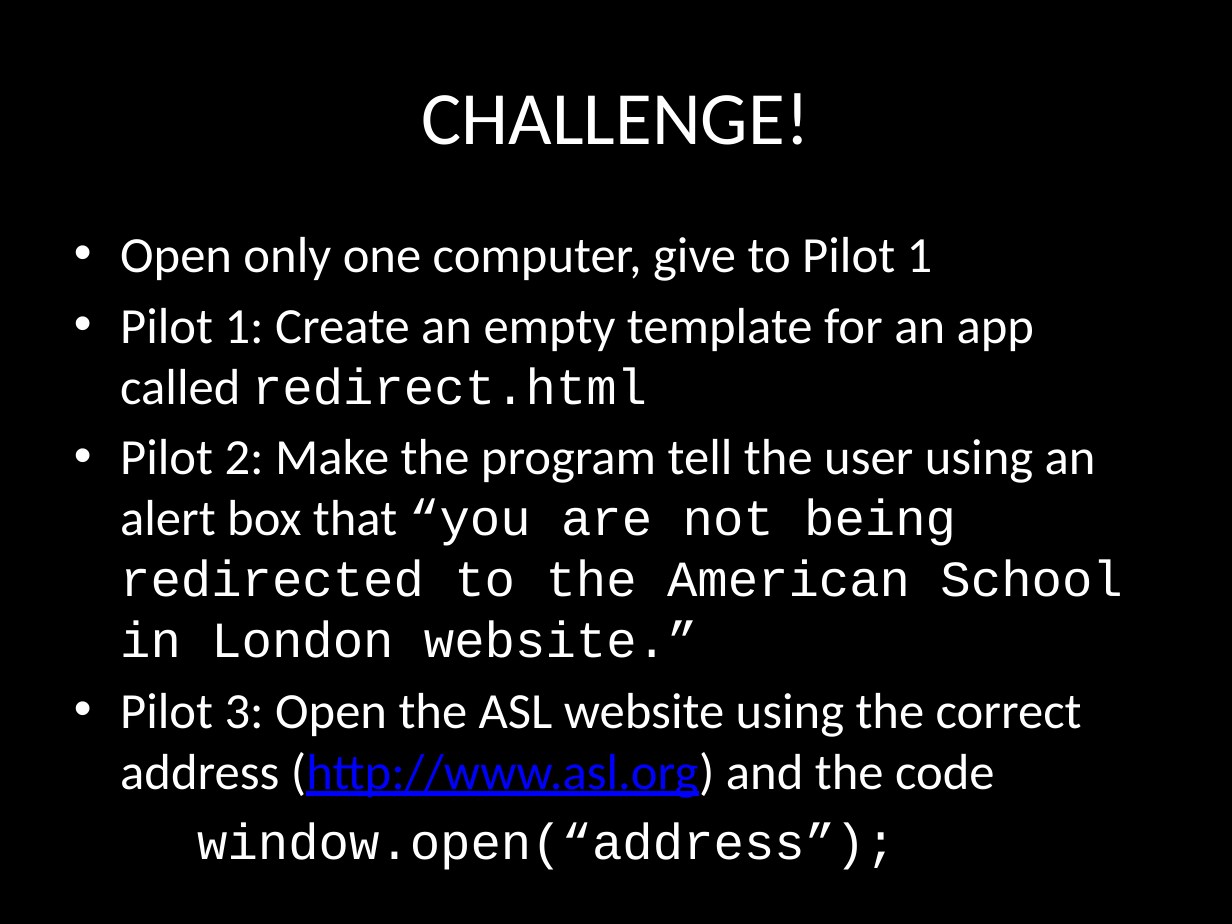
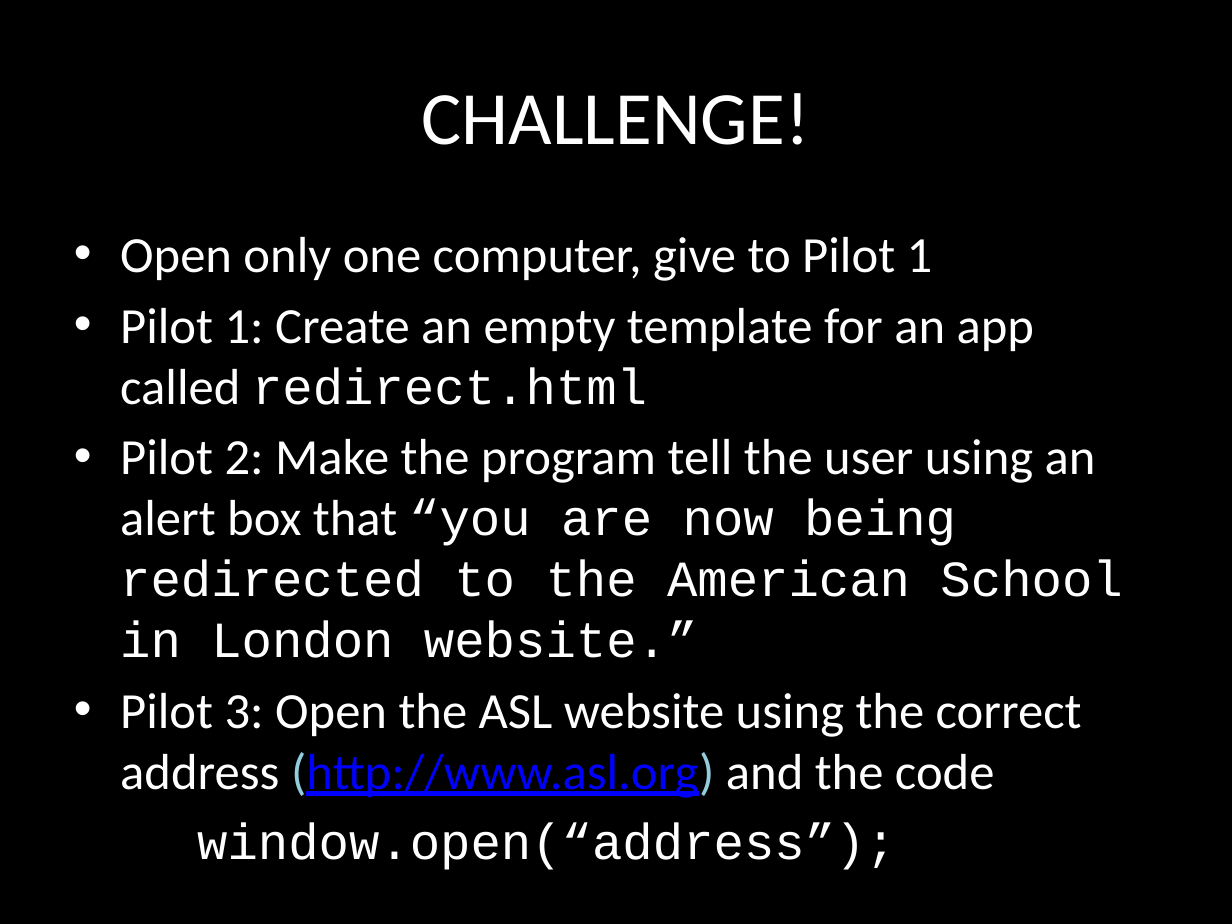
Before and after one commit to liviapilotoASL/SantosIntroProg, a slide deck: slide 6 of unit1/classSlides/Unit 1 - Class 3.pptx. Drawn at 1232x924 pixels with LibreOffice and Linux fonts; fonts in the diff are those of the drawing. Boxes give left, top, right and bottom in pixels: in the first picture for what was removed or moved away, otherwise in the second. Text is boxed around its words. In the diff, an @@ line names an element or a change of style, - is before the commit and + after.

```diff
--- a/unit1/classSlides/Unit 1 - Class 3.pptx
+++ b/unit1/classSlides/Unit 1 - Class 3.pptx
@@ text at box(120, 439, 1122, 658): text changed @@
-• Pilot 2: Make the program tell the user using an alert box that “you are not being redirected to the American School in London website.”
+• Pilot 2: Make the program tell the user using an alert box that “you are now being redirected to the American School in London website.”
@@ text at box(120, 693, 1082, 798): text colour #FFFFFF to #93CDDD in "(http://www.asl.org)" @@
```
Also in this commit, not shown: 6 other files.
